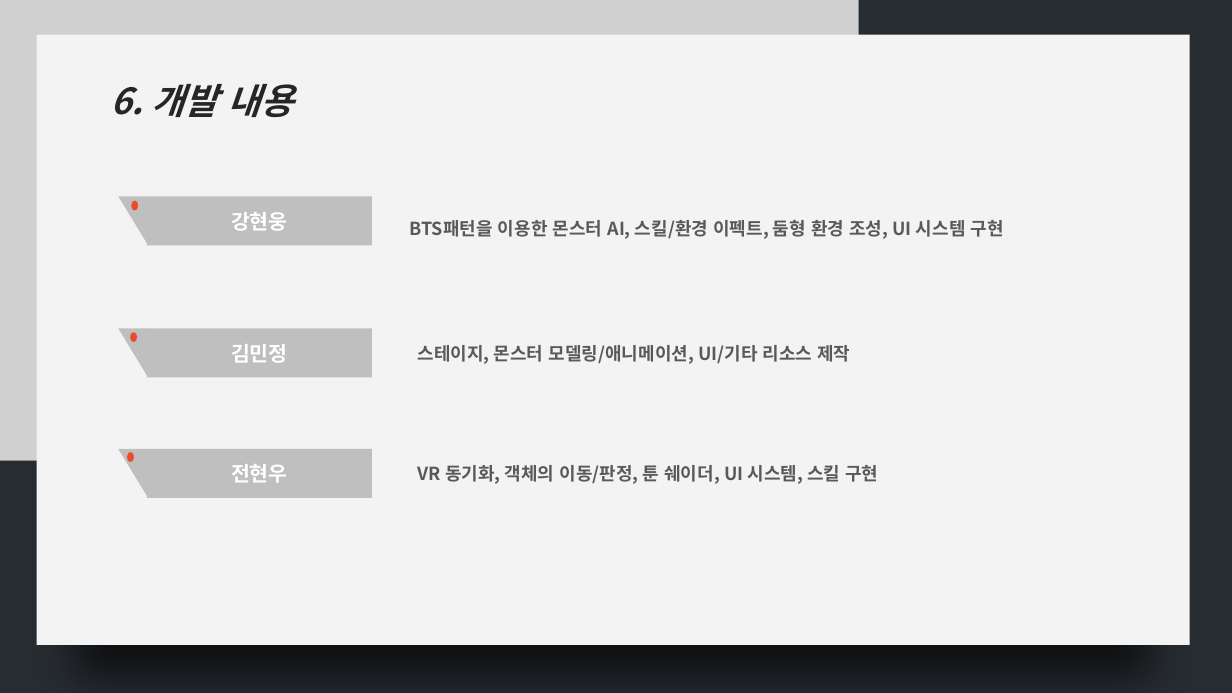
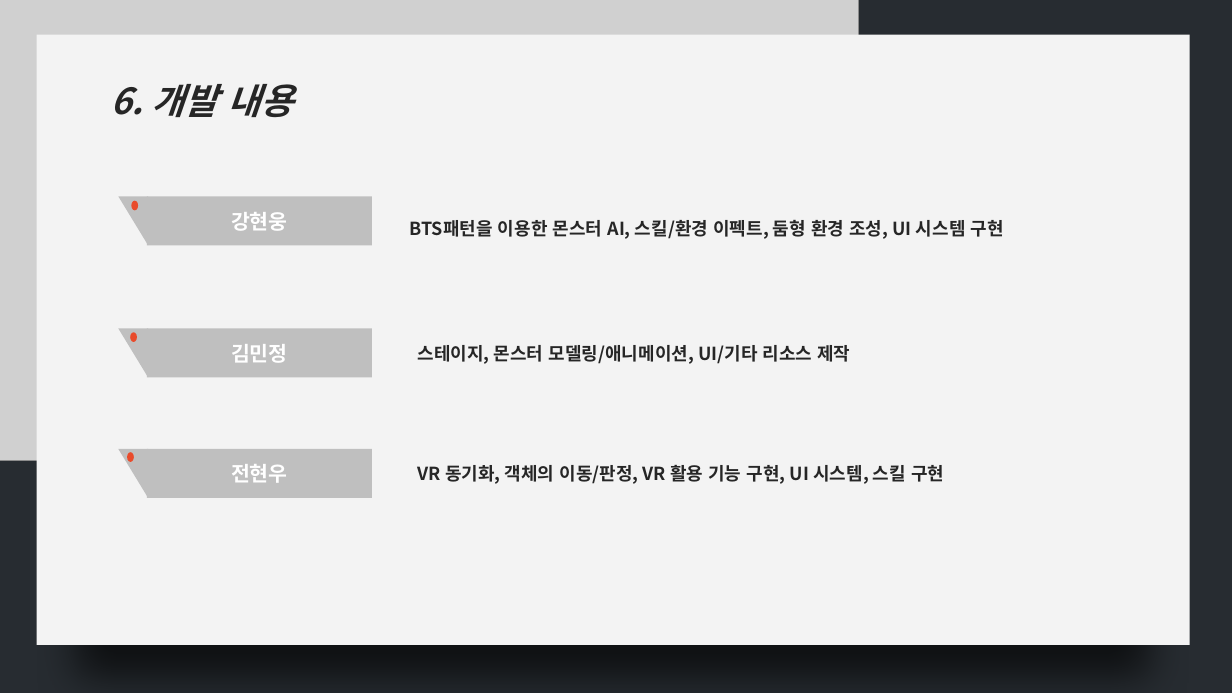
Before and after one commit to wooloves39/Final_Mission_, a slide deck: slide 8 of Final_Mission/기획서/New 기획/자각마녀 중간발표 ppt.potx. Drawn at 1232x693 pixels with LibreOffice and Linux fonts; fonts in the diff are those of the drawing; grey boxes stand for pictures. Boxes give left, top, right and bottom in pixels: in the first picture for what was removed or moved away, otherwise in the second. Text is boxed around its words. In the diff, an @@ line names an element or a change of style, - is before the commit and + after.

```diff
--- a/Final_Mission/기획서/New 기획/자각마녀 중간발표 ppt.potx
+++ b/Final_Mission/기획서/New 기획/자각마녀 중간발표 ppt.potx
@@ text "BTS패턴을 이용한 몬스터 AI, 스킬/환경 ..." at bbox=[410, 220, 1004, 239]: text colour #595959 to #262626 @@
@@ text "스테이지, 몬스터 모델링/애니메이션, UI/기타 리소스 ..." at bbox=[418, 345, 850, 364]: text colour #595959 to #262626 @@
@@ text at bbox=[418, 465, 944, 484]: text changed; text colour #595959 to #262626 @@
-VR 동기화, 객체의 이동/판정, 툰 쉐이더, UI 시스템, 스킬 구현
+VR 동기화, 객체의 이동/판정, VR 활용 기능 구현, UI 시스템, 스킬 구현
```
Also in this commit, not shown: 6 other slides changed, 2 slides added, 1 slide removed.
